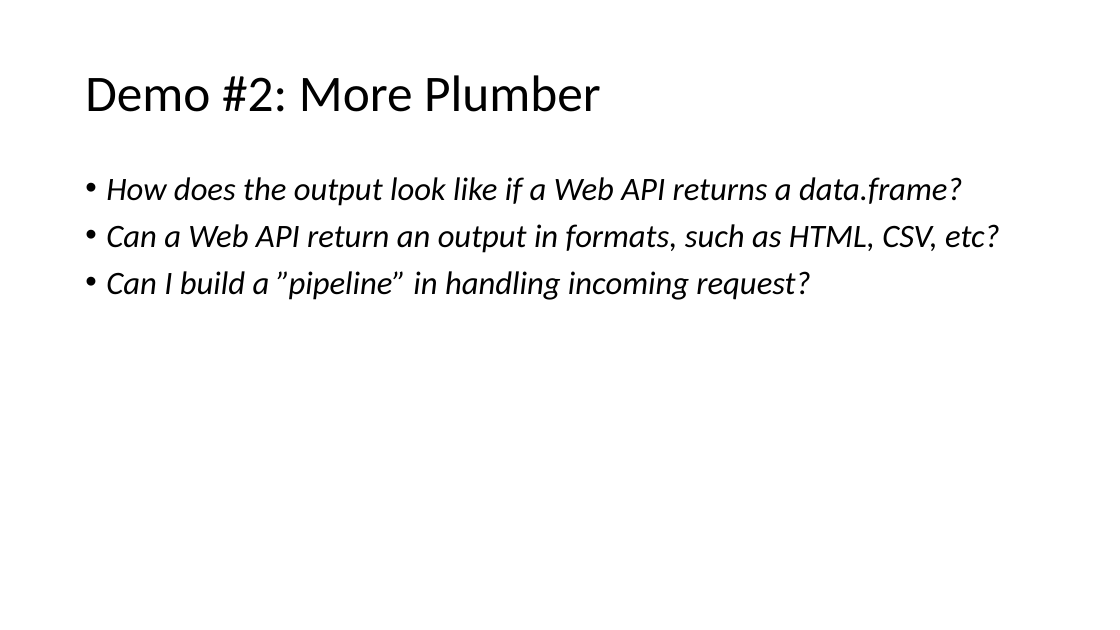
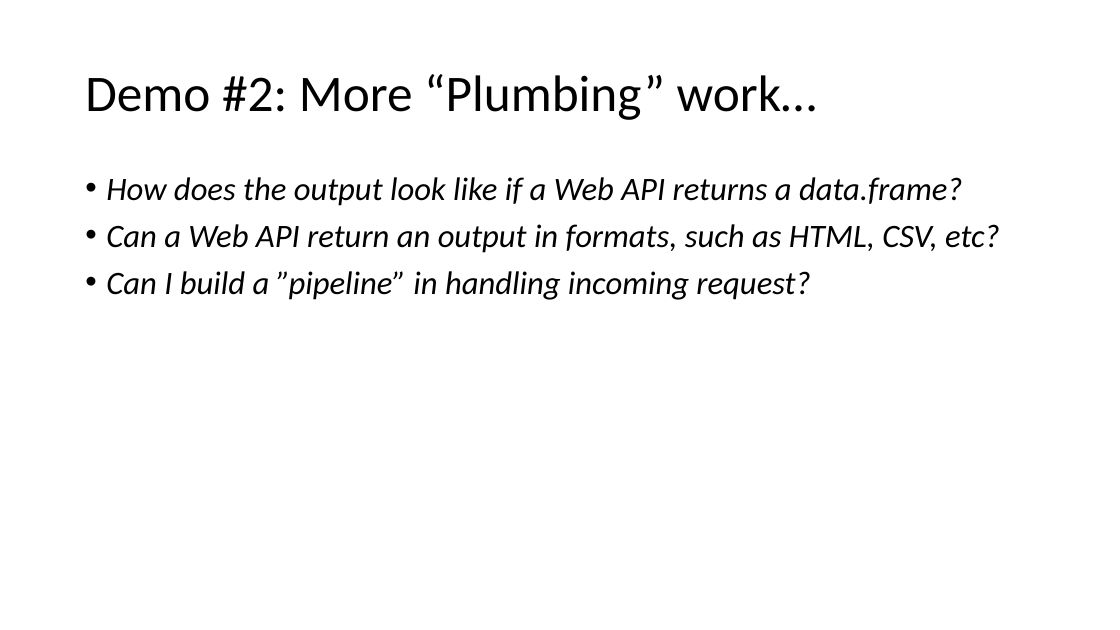
Before and after one commit to raymondowf/rconf-2020, a slide deck: slide 11 of slides.pptx (slide 10 before the commit). Drawn at 1120x630 pixels with LibreOffice and Linux fonts; fonts in the diff are those of the drawing; background and template pictures are left out. Boxes give left, top, right and bottom in pixels: in the first picture for what was removed or moved away, otherwise in the second. Text is boxed around its words. In the diff, an @@ line names an element or a change of style, - is before the commit and + after.

```diff
--- a/slides.pptx
+++ b/slides.pptx
@@ title at (85,74,817,120): text changed @@
-Demo #2: More Plumber
+Demo #2: More “Plumbing” work…
```
Also in this commit, not shown: 9 other slides changed, 1 slide added, 3 other files.
